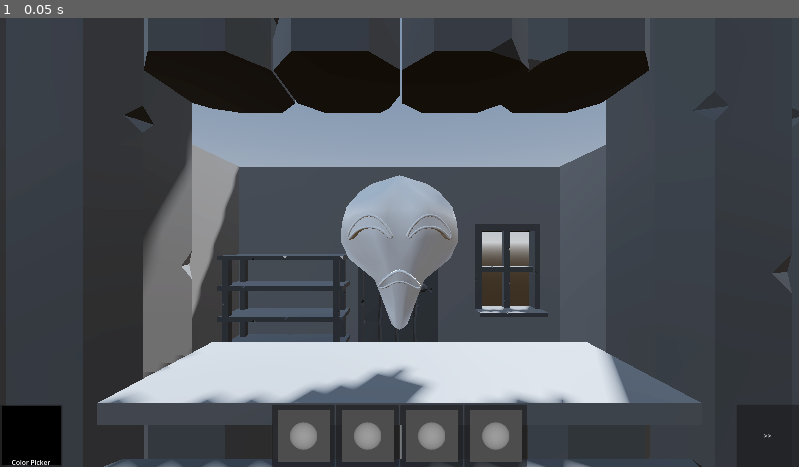
Above: before the commit, frame 1.
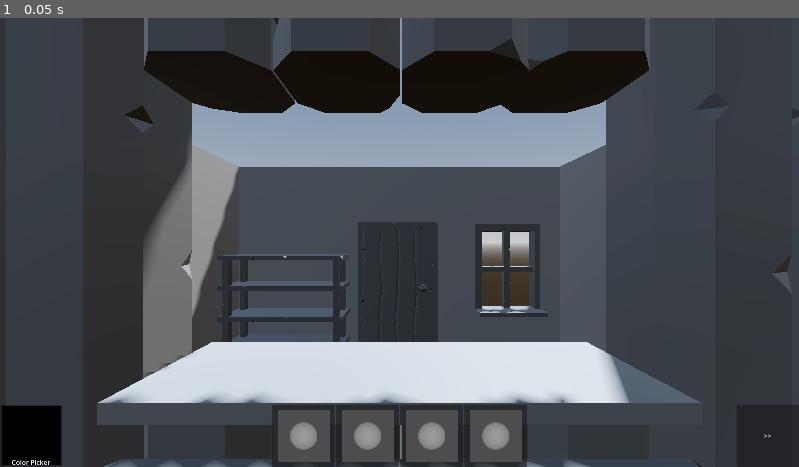
Above: after the commit, the same moment.

Repository: Xzaver/Bausparvertrag-GGJam-2026
Game: Godot game, scene res://game/game.tscn
Same seed, same stepped clock (60 frames per second), same inputs: the game is played once before the commit and once after it.
Inputs:
- Up to frame 1 (0.05 s): no input

The runs differ from the first frame. In frame 1, 4.0% of the frame differs, in the area x 35-58%, y 34-100%.
Error before the commit: Invalid access to property or key 'transform' on a base object of type 'Nil'. (res://game/maskContructor/maskConstructor.gd:34)

Commit message:
game loop rendering mask

Diff:
--- /dev/null
+++ b/assets/maskComponents/new/EYES_SAD.tscn
@@ -0,0 +1,15 @@
+[gd_scene format=3 uid="uid://ci7lkqfsb37wk"]
+
+[ext_resource type="Script" uid="uid://cshjpferrlj2n" path="res://game/maskComponent/MaskComponent.gd" id="1_pirqx"]
+[ext_resource type="PackedScene" uid="uid://c0kyhtjol6y5n" path="res://assets/levelCompononents/Sad_Eyes/Sad_eyes.gltf" id="2_1prss"]
+
+[node name="EyesSad" type="Node3D" unique_id=1796902024]
+
+[node name="MaskComponent" type="Node3D" parent="." unique_id=1758894384 node_paths=PackedStringArray("colorizeableMeshes")]
+script = ExtResource("1_pirqx")
+colorizeableMeshes = [NodePath("Sad_Eyes2/Sad Eyes/Sad_Eyes"), NodePath("Sad_Eyes2/Sad Eyes/Tear")]
+metadata/_custom_type_script = "uid://cshjpferrlj2n"
+
+[node name="Sad_Eyes2" parent="MaskComponent" unique_id=912521481 instance=ExtResource("2_1prss")]
+
+[editable path="MaskComponent/Sad_Eyes2"]
--- /dev/null
+++ b/assets/maskComponents/new/MOUTH_SAD.tscn
@@ -0,0 +1,16 @@
+[gd_scene format=3 uid="uid://ck8u5x7m41b4e"]
+
+[ext_resource type="Script" uid="uid://cshjpferrlj2n" path="res://game/maskComponent/MaskComponent.gd" id="1_7r7ng"]
+[ext_resource type="PackedScene" uid="uid://cesojvhgn8hmi" path="res://assets/levelCompononents/Sad_Mouth/Sad_Mouth.gltf" id="2_7r7ng"]
+
+[node name="EyesSad" type="Node3D" unique_id=1796902024]
+
+[node name="MaskComponent" type="Node3D" parent="." unique_id=405661090 node_paths=PackedStringArray("colorizeableMeshes")]
+script = ExtResource("1_7r7ng")
+slot = 1
+colorizeableMeshes = [NodePath("Sad_Mouth2/Sad_Mouth_Full/Sad_Mouth")]
+metadata/_custom_type_script = "uid://cshjpferrlj2n"
+
+[node name="Sad_Mouth2" parent="MaskComponent" unique_id=1887250986 instance=ExtResource("2_7r7ng")]
+
+[editable path="MaskComponent/Sad_Mouth2"]
--- /dev/null
+++ b/assets/maskComponents/new/SHAPE_Universal.tscn
@@ -0,0 +1,16 @@
+[gd_scene format=3 uid="uid://caop6s06g4pib"]
+
+[ext_resource type="Script" uid="uid://cshjpferrlj2n" path="res://game/maskComponent/MaskComponent.gd" id="1_h5dbh"]
+[ext_resource type="PackedScene" uid="uid://ci16vrxn4s8mr" path="res://assets/levelCompononents/Mask_Shape/Mask_Shape.gltf" id="2_mb8uu"]
+
+[node name="EyesSad" type="Node3D" unique_id=1796902024]
+
+[node name="MaskComponent" type="Node3D" parent="." unique_id=897226220 node_paths=PackedStringArray("colorizeableMeshes")]
+script = ExtResource("1_h5dbh")
+slot = 3
+colorizeableMeshes = [NodePath("Mask_Shape/Mask_Shape_01")]
+metadata/_custom_type_script = "uid://cshjpferrlj2n"
+
+[node name="Mask_Shape" parent="MaskComponent" unique_id=797940360 instance=ExtResource("2_mb8uu")]
+
+[editable path="MaskComponent/Mask_Shape"]
--- /dev/null
+++ b/assets/maskComponents/new/TOP_SAD.tscn
@@ -0,0 +1,16 @@
+[gd_scene format=3 uid="uid://byl5kuihvsu8n"]
+
+[ext_resource type="Script" uid="uid://cshjpferrlj2n" path="res://game/maskComponent/MaskComponent.gd" id="1_1ua6m"]
+[ext_resource type="PackedScene" uid="uid://rsqy8jlewifb" path="res://assets/levelCompononents/Happy_Eyes/Happy_eyes.gltf" id="2_1ua6m"]
+
+[node name="EyesSad" type="Node3D" unique_id=1796902024]
+
+[node name="MaskComponent" type="Node3D" parent="." unique_id=1412613812 node_paths=PackedStringArray("colorizeableMeshes")]
+script = ExtResource("1_1ua6m")
+slot = 2
+colorizeableMeshes = [NodePath("Happy_eyes2/Happy_eyes/Happy_eye")]
+metadata/_custom_type_script = "uid://cshjpferrlj2n"
+
+[node name="Happy_eyes2" parent="MaskComponent" unique_id=549451956 instance=ExtResource("2_1ua6m")]
+
+[editable path="MaskComponent/Happy_eyes2"]
--- a/game/core/GameLoop.gd
+++ b/game/core/GameLoop.gd
@@ -60,18 +60,24 @@
 			if mask != null:
 				mask = mask.duplicate()
 
-			maskBuilder.ReceiveMask(mask)
+			#if debug enabled we automatically create random mask and go to next state
+			if debugEnabled == true:
 
-			#if debug enabled we automatically create random mask and go to next state
-			if debugEnabled:
-				var rndMask : MaskData = MaskData.RandomMask()
+				if mask == null:
+					mask = MaskData.RandomMask()
 
-				maskBuilder.updateMaskProperty(MaskComponent.SLOT.EYES, rndMask.eyes)
-				maskBuilder.updateMaskProperty(MaskComponent.SLOT.MOUTH, rndMask.mouth)
-				maskBuilder.updateMaskProperty(MaskComponent.SLOT.TOP, rndMask.top)
-				maskBuilder.updateMaskProperty(MaskComponent.SLOT.SHAPE, rndMask.shape)
+				maskBuilder.ReceiveMask(mask)
 
-				maskBuilder.FinalizeMask.emit(maskBuilder.currentMaskData)
+				#maskBuilder.updateMaskProperty(MaskComponent.SLOT.EYES, rndMask.eyes)
+				#maskBuilder.updateMaskProperty(MaskComponent.SLOT.MOUTH, rndMask.mouth)
+				#maskBuilder.updateMaskProperty(MaskComponent.SLOT.TOP, rndMask.top)
+				#maskBuilder.updateMaskProperty(MaskComponent.SLOT.SHAPE, rndMask.shape)
+
+				#maskBuilder.renderMask(rndMask)
+
+				maskBuilder.FinalizeMask.emit(mask)
+			else:
+				maskBuilder.ReceiveMask(mask)
 
 			pass
 
--- a/game/core/GameSessionProperties.gd
+++ b/game/core/GameSessionProperties.gd
@@ -22,7 +22,7 @@
 
 	match _difficulty:
 		Difficulty.EASY:
-			return GameSessionProperties.new(10, 4, 6, Difficulty.EASY)
+			return GameSessionProperties.new(10, 1, 1, Difficulty.EASY)
 		Difficulty.MEDIUM:
 			return GameSessionProperties.new(15, 5, 8, Difficulty.MEDIUM)
 		Difficulty.HARD:
--- a/game/game.tscn
+++ b/game/game.tscn
@@ -3,10 +3,14 @@
 [ext_resource type="Script" uid="uid://bbw7djgavoxo4" path="res://game/game.gd" id="1_l1rk1"]
 [ext_resource type="PackedScene" uid="uid://cd1a0ufvbeexe" path="res://game/core/GameLoop.tscn" id="2_h7iqs"]
 [ext_resource type="PackedScene" uid="uid://bocv7txk50p4d" path="res://game/maskContructor/maskConstructor.tscn" id="3_4fuuu"]
+[ext_resource type="PackedScene" uid="uid://ci7lkqfsb37wk" path="res://assets/maskComponents/new/EYES_SAD.tscn" id="4_qf6n1"]
 [ext_resource type="PackedScene" uid="uid://dqb5huwrc4ohg" path="res://game/UI_FrontEnd/ui_front_end_node.tscn" id="5_dakft"]
 [ext_resource type="PackedScene" uid="uid://bk0qm484ny6gm" path="res://assets/levelCompononents/Room/Room.gltf" id="5_dxrkv"]
+[ext_resource type="PackedScene" uid="uid://byl5kuihvsu8n" path="res://assets/maskComponents/new/TOP_SAD.tscn" id="5_vsp63"]
 [ext_resource type="PackedScene" uid="uid://rsqy8jlewifb" path="res://assets/levelCompononents/Happy_Eyes/Happy_eyes.gltf" id="5_y36n6"]
+[ext_resource type="PackedScene" uid="uid://ck8u5x7m41b4e" path="res://assets/maskComponents/new/MOUTH_SAD.tscn" id="6_b686c"]
 [ext_resource type="PackedScene" uid="uid://cesojvhgn8hmi" path="res://assets/levelCompononents/Sad_Mouth/Sad_Mouth.gltf" id="6_l8g03"]
+[ext_resource type="PackedScene" uid="uid://caop6s06g4pib" path="res://assets/maskComponents/new/SHAPE_Universal.tscn" id="7_hb504"]
 [ext_resource type="PackedScene" uid="uid://ci16vrxn4s8mr" path="res://assets/levelCompononents/Mask_Shape/Mask_Shape.gltf" id="7_j8tme"]
 
 [sub_resource type="ProceduralSkyMaterial" id="ProceduralSkyMaterial_4fuuu"]
@@ -43,11 +47,28 @@
 [node name="GameSession" parent="." unique_id=247687767 node_paths=PackedStringArray("maskBuilder") instance=ExtResource("2_h7iqs")]
 maskBuilder = NodePath("../MaskConstructor")
 
-[node name="MaskConstructor" parent="." unique_id=1958036344 node_paths=PackedStringArray("eyePos", "mouthPos", "topPos", "shapePos") instance=ExtResource("3_4fuuu")]
-eyePos = NodePath("../Workbench/MaskConstruct/EyesOrig")
-mouthPos = NodePath("../Workbench/MaskConstruct/MouthOrig")
-topPos = NodePath("../Workbench/MaskConstruct/TopOrig")
-shapePos = NodePath("../Workbench/MaskConstruct/ShapeOrig")
+[node name="MaskConstructor" parent="." unique_id=1958036344 node_paths=PackedStringArray("eyePosRef", "mouthPosRef", "topPosRef", "shapePosRef", "maskRoot") instance=ExtResource("3_4fuuu")]
+eyePosRef = NodePath("../Workbench/MaskConstruct/EyesOrig")
+mouthPosRef = NodePath("../Workbench/MaskConstruct/MouthOrig")
+topPosRef = NodePath("../Workbench/MaskConstruct/TopOrig")
+shapePosRef = NodePath("../Workbench/MaskConstruct/ShapeOrig")
+eye_SAD = ExtResource("4_qf6n1")
+eye_HAPPY = ExtResource("5_vsp63")
+eye_ANGRY = ExtResource("6_b686c")
+eye_CUTE = ExtResource("4_qf6n1")
+mouth_SAD = ExtResource("6_b686c")
+mouth_HAPPY = ExtResource("4_qf6n1")
+mouth_ANGRY = ExtResource("6_b686c")
+mouth_CUTE = ExtResource("5_vsp63")
+top_SAD = ExtResource("5_vsp63")
+top_HAPPY = ExtResource("4_qf6n1")
+top_ANGRY = ExtResource("6_b686c")
+top_CUTE = ExtResource("5_vsp63")
+shape_SAD = ExtResource("7_hb504")
+shape_HAPPY = ExtResource("7_hb504")
+shape_ANGRY = ExtResource("7_hb504")
+shape_CUTE = ExtResource("7_hb504")
+maskRoot = NodePath("../Workbench/MaskConstruct/ShapeOrig/Final")
 
 [node name="Room" parent="." unique_id=1008153374 instance=ExtResource("5_dxrkv")]
 transform = Transform3D(-4.371139e-08, 0, -1, 0, 1, 0, 1, 0, -4.371139e-08, 0, 0, 0)
@@ -64,22 +85,23 @@
 
 [node name="EyesOrig" type="Node3D" parent="Workbench/MaskConstruct" unique_id=188212834]
 transform = Transform3D(1, 0, 0, 0, 1, 0, 0, 0, 1, 0, 1.918454, 1.3486253)
+visible = false
 
 [node name="MeshInstance3D4" type="MeshInstance3D" parent="Workbench/MaskConstruct/EyesOrig" unique_id=1132119206]
 transform = Transform3D(0.135, 0, 0, 0, 0.135, 0, 0, 0, 0.135, -0.08, 0, 0)
-visible = false
 mesh = SubResource("SphereMesh_4fuuu")
 
 [node name="MeshInstance3D5" type="MeshInstance3D" parent="Workbench/MaskConstruct/EyesOrig" unique_id=1411153325]
 transform = Transform3D(0.135, 0, 0, 0, 0.135, 0, 0, 0, 0.135, 0.08, 0, 0)
-visible = false
 mesh = SubResource("SphereMesh_4fuuu")
 
 [node name="Happy_eyes2" parent="Workbench/MaskConstruct/EyesOrig" unique_id=1578115889 instance=ExtResource("5_y36n6")]
 transform = Transform3D(1, 0, 0, 0, -4.371139e-08, -1, 0, 1, -4.371139e-08, 0, -0.1123867, -0.026047945)
+visible = false
 
 [node name="MouthOrig" type="Node3D" parent="Workbench/MaskConstruct" unique_id=800610969]
 transform = Transform3D(-4.371139e-08, 0, 1, 0, 1, 0, -1, 0, -4.371139e-08, 0, 1.8227699, 1.3368027)
+visible = false
 
 [node name="MeshInstance3D3" type="MeshInstance3D" parent="Workbench/MaskConstruct/MouthOrig" unique_id=1169488896]
 transform = Transform3D(0.15944701, 0, 0, 0, 0.15944701, 0, 0, 0, 0.15944701, 0, 0, 0)
@@ -91,6 +113,7 @@
 
 [node name="TopOrig" type="Node3D" parent="Workbench/MaskConstruct" unique_id=1123904473]
 transform = Transform3D(1, 0, 0, 0, 1, 0, 0, 0, 1, 0, 2.0726655, 1.3286641)
+visible = false
 
 [node name="MeshInstance3D2" type="MeshInstance3D" parent="Workbench/MaskConstruct/TopOrig" unique_id=1294761666]
 transform = Transform3D(0.099592924, -0.0575, 0, 0.0575, 0.099592924, 0, 0, 0, 0.115, -0.1, 0, 0)
@@ -112,6 +135,10 @@
 
 [node name="Mask_Shape" parent="Workbench/MaskConstruct/ShapeOrig" unique_id=1938990181 instance=ExtResource("7_j8tme")]
 transform = Transform3D(1, 0, -3.5527137e-15, 0, -4.371139e-08, -1, -3.5527137e-15, 1, -4.371139e-08, 4.440892e-16, -0.031895638, -0.010597706)
+visible = false
+
+[node name="Final" type="Node3D" parent="Workbench/MaskConstruct/ShapeOrig" unique_id=1762776377]
+transform = Transform3D(1, 0, 0, 0, -4.371139e-08, -1, 0, 1, -4.371139e-08, 0, 0, 0)
 
 [node name="UI_FrontEnd_Node" parent="." unique_id=1647626456 instance=ExtResource("5_dakft")]
 
--- a/game/maskComponent/MaskComponent.gd
+++ b/game/maskComponent/MaskComponent.gd
@@ -1,4 +1,4 @@
-extends Node
+extends Node3D
 
 class_name MaskComponent
 
--- a/game/maskComponent/maskComponent.tscn
+++ b/game/maskComponent/maskComponent.tscn
@@ -2,5 +2,5 @@
 
 [ext_resource type="Script" uid="uid://cshjpferrlj2n" path="res://game/maskComponent/MaskComponent.gd" id="1_lo5hc"]
 
-[node name="MaskComponent" type="Node" unique_id=121624849]
+[node name="MaskComponent" type="Node3D" unique_id=1474858886]
 script = ExtResource("1_lo5hc")
--- a/game/maskContructor/maskConstructor.gd
+++ b/game/maskContructor/maskConstructor.gd
@@ -28,24 +28,110 @@
 @export var top_CUTE :PackedScene
 
 @export var shape_SAD :PackedScene
+@export var shape_HAPPY :PackedScene
+@export var shape_ANGRY :PackedScene
+@export var shape_CUTE :PackedScene
 
 #--- Mask Pos
 
-var eyePos :Transform3D = eyePosRef.transform
-var mouthPos :Transform3D = mouthPosRef.transform
-var topPos :Transform3D = topPosRef.transform
-var shapePos :Transform3D = shapePosRef.transform
+@export var maskRoot : Node3D
 
+var eyePos :Vector3
+var mouthPos :Vector3
+var topPos :Vector3
+var shapePos :Vector3
 
 signal FinalizeMask(maskDataToSend:MaskData)
 
+func _ready() -> void:
+
+	eyePos = eyePosRef.global_position
+	mouthPos = mouthPosRef.global_position
+	topPos = topPosRef.global_position
+	shapePos = shapePosRef.global_position
+
 func clearBuilder():
-	pass
+
+	var childrenToKill : Array[Node] = maskRoot.get_children()
+
+	for i in childrenToKill :
+		i.queue_free()
 
 func renderMask(maskData:MaskData):
-	print("Render Mask ")
 
-	pass
+	clearBuilder()
+
+	PlaceSceneToSlot(MaskComponent.SLOT.EYES, GetEmotionEyes(maskData.eyes))
+	PlaceSceneToSlot(MaskComponent.SLOT.MOUTH, GetEmotionMouth(maskData.mouth))
+	PlaceSceneToSlot(MaskComponent.SLOT.TOP, GetEmotionTop(maskData.top))
+	PlaceSceneToSlot(MaskComponent.SLOT.SHAPE, GetEmotionShape(maskData.shape))
+
+func GetEmotionEyes(emotion : MaskComponent.EMOTIONS) -> PackedScene:
+	match emotion:
+		MaskComponent.EMOTIONS.SAD:
+			return eye_SAD
+		MaskComponent.EMOTIONS.HAPPY:
+			return eye_HAPPY
+		MaskComponent.EMOTIONS.ANGRY:
+			return eye_ANGRY
+		MaskComponent.EMOTIONS.CUTE:
+			return eye_SAD
+	return null
+
+func GetEmotionMouth(emotion : MaskComponent.EMOTIONS) -> PackedScene:
+	match emotion:
+		MaskComponent.EMOTIONS.SAD:
+			return mouth_SAD
+		MaskComponent.EMOTIONS.HAPPY:
+			return mouth_HAPPY
+		MaskComponent.EMOTIONS.ANGRY:
+			return mouth_ANGRY
+		MaskComponent.EMOTIONS.CUTE:
+			return mouth_SAD
+	return null
+
+func GetEmotionTop(emotion : MaskComponent.EMOTIONS) -> PackedScene:
+	match emotion:
+		MaskComponent.EMOTIONS.SAD:
+			return top_SAD
+		MaskComponent.EMOTIONS.HAPPY:
+			return top_HAPPY
+		MaskComponent.EMOTIONS.ANGRY:
+			return top_ANGRY
+		MaskComponent.EMOTIONS.CUTE:
+			return top_SAD
+	return null
+
+func GetEmotionShape(emotion : MaskComponent.EMOTIONS) -> PackedScene:
+	match emotion:
+		MaskComponent.EMOTIONS.SAD:
+			return shape_SAD
+		MaskComponent.EMOTIONS.HAPPY:
+			return shape_HAPPY
+		MaskComponent.EMOTIONS.ANGRY:
+			return shape_ANGRY
+		MaskComponent.EMOTIONS.CUTE:
+			return shape_SAD
+	return null
+
+func PlaceSceneToSlot(slot : MaskComponent.SLOT, objToInstantiate : PackedScene) -> void:
+
+	print("Place")
+
+	var instantiatedComponent : Node3D = objToInstantiate.instantiate()
+
+	maskRoot.add_child(instantiatedComponent)
+
+	match slot:
+		MaskComponent.SLOT.EYES:
+			instantiatedComponent.global_position = eyePos
+		MaskComponent.SLOT.MOUTH:
+			instantiatedComponent.global_position = mouthPos
+		MaskComponent.SLOT.TOP:
+			instantiatedComponent.global_position = topPos
+		MaskComponent.SLOT.SHAPE:
+			instantiatedComponent.global_position = shapePos
+
 
 func ReceiveMask(maskdatafrommanager:MaskData):
 	if maskdatafrommanager == null:
